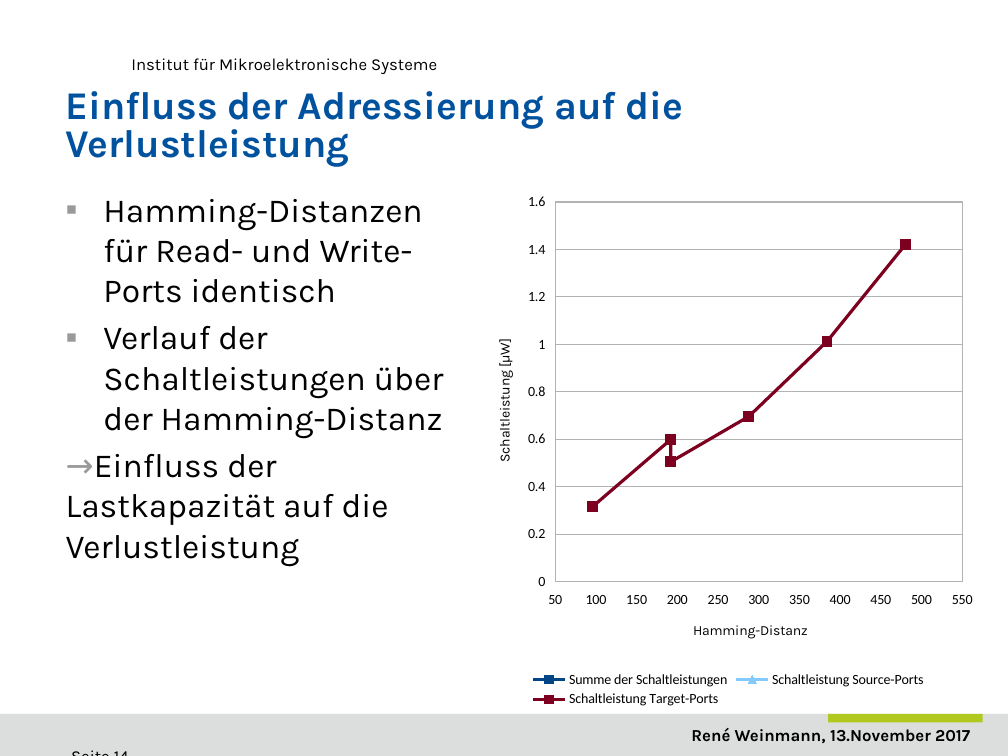
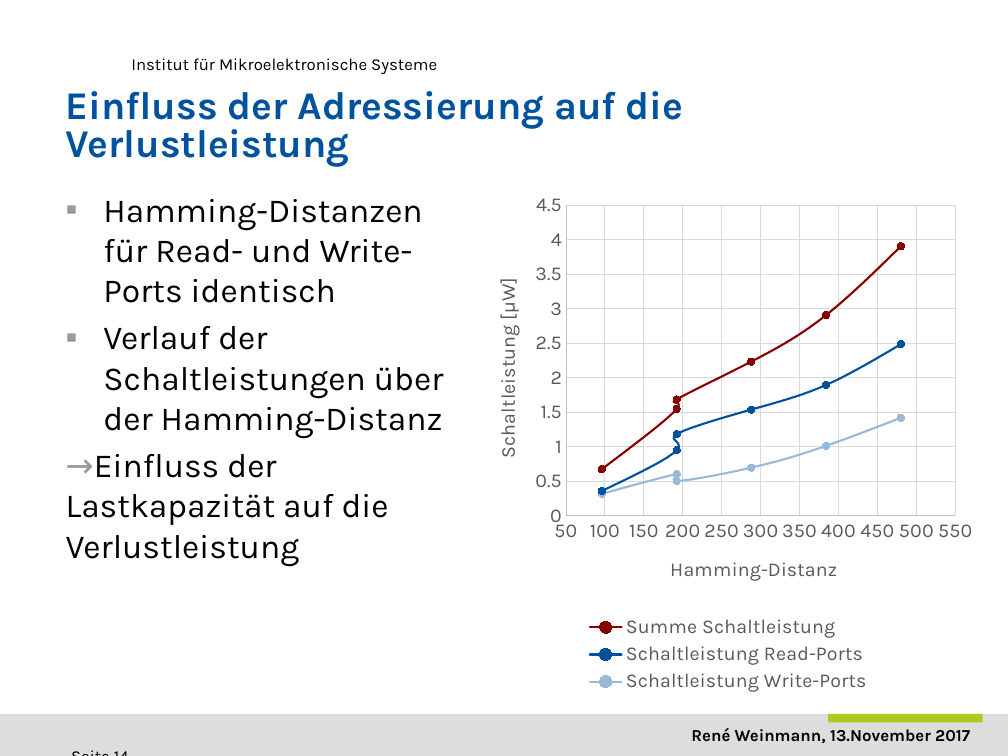
Before and after one commit to ReneWeinmann/Masterarbeit, a slide deck: slide 14 of Presentation_Rene_Weinmann.pptx. Drawn at 1008x756 pixels with LibreOffice and Linux fonts; fonts in the diff are those of the drawing; background and template pictures are left out. Boxes give left, top, right and bottom in pixels: in the first picture for what was removed or moved away, otherwise in the second. Text is boxed around its words. In the diff, an @@ line names an element or a change of style, - is before the commit and + after.

```diff
--- a/Presentation_Rene_Weinmann.pptx
+++ b/Presentation_Rene_Weinmann.pptx
@@ scatter lines chart at [474,183,983,698] @@
@@ scatter lines chart to scatter smooth chart @@
-Summe der Schaltleistungen: (100, 0.7), (190, 1.5), (190, 1.7), (290, 2.2), (380, 2.9), (480, 3.9), (-, -), (-, 0), (-, 0), (-, 0), (-, 0), (-, 0), (-, 0), (-, -), (-, -)
+Summe Schaltleistung: (100, 0.7), (190, 1.5), (190, 1.7), (290, 2.2), (380, 2.9), (480, 3.9)
@@ colour of Summe Schaltleistung #004586 to #860000 @@
-Schaltleistung Source-Ports: (100, 0.4), (190, 0.9), (190, 1.2), (290, 1.5), (380, 1.9), (480, 2.5), (-, -), (-, 0), (-, 0), (-, 0), (-, 0), (-, 0), (-, 0), (-, -), (-, -)
+Schaltleistung Read-Ports: (100, 0.4), (190, 0.9), (190, 1.2), (290, 1.5), (380, 1.9), (480, 2.5)
@@ colour of Schaltleistung Read-Ports #83CAFF to #00509B @@
-Schaltleistung Target-Ports: (100, 0.3), (190, 0.6), (190, 0.5), (290, 0.7), (380, 1), (480, 1.4)
+Schaltleistung Write-Ports: (100, 0.3), (190, 0.6), (190, 0.5), (290, 0.7), (380, 1), (480, 1.4)
@@ colour of Schaltleistung Write-Ports #7E0021 to #99B9D8 @@
@@ category axis title "Hamming-Distanz" to "Hamming-Distanz " @@
@@ value axis title "Schaltleistung [µW]" to "Schaltleistung [µW] " @@
@@ legend changed @@
@@ category axis changed @@
@@ value axis changed @@
@@ scatter smooth chart: place and size @@
-scatter smooth chart at [474,183,983,711]
+scatter smooth chart at [474,183,983,698]
```
Also in this commit, not shown: 11 other slides changed, 1 slide added, 1 other file.
